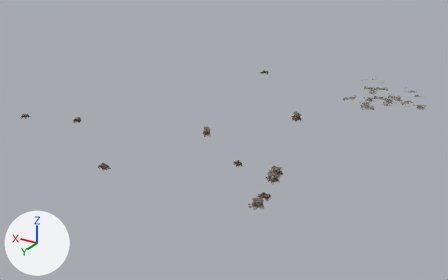
The FBX model zdsp/zdspclient/Assets/Scenes_Zdsp/common/handan_field/model/all_handan_field_o_w01.fbx: old version first, new version second.
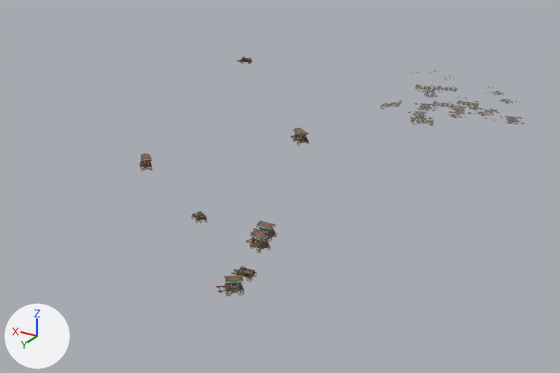
The first picture shows the older version from a 50 mm camera at (-283.4, 36.2, 95.0) aimed at (-171.3, -150.8, 1.6). The close-ups show both versions on the part from 27% to 100% of the width and 13% to 91% of the height of that picture; other places that the commit changed are outside them. Every picture has the same lights, and +X, +Y and +Z are marked at lower left. Where no turn or scale is listed for an object, it has been applied to the vertices. Vertices at the same position are counted once.

Names of what the first close-up shows: 'all_handan_field_o_w01'.
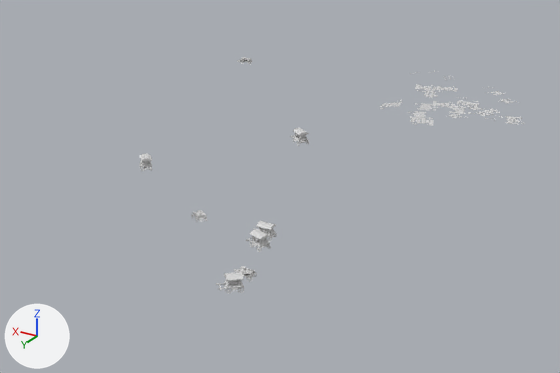
The edits, one by one:
Material 'Scene_Material1' (mat_scene_material1) is new.
Its base color is (0.7, 0.7, 0.7) (light grey #dadada).
Its roughness is 0.293.
me_mesh has 17183 vertices, 25470 faces and spans x -237.8..-100.4, y -213.4..-96.4, z 8.1..16.7.
me_mesh is used by ob_all_handan_field_o_w01; location (0.0, 0.0, 0.0).
me_mesh no longer uses material mat_phong1 (picture img_handan_field_o_w01_psd).
me_mesh part 1: the loose piece of 16 vertices spanning x -214.1..-212.2, y -100.3..-98.5, z 10.3..11.3 is moved by (0.0, 0.0, 0.5).
me_mesh part 2: 2976 of the vertices in x -214.9..-193.7, y -120.6..-97.0, z 9.1..12.6 are multiplied about their middle by the matrix ((1.0, 0.0, -0.003), (0.0, 1.0, -0.016), (0.003, 0.016, 1.0)), then moved by (0.0, 0.0, 0.4).
me_mesh now uses material mat_scene_material1 (light grey #dadada).

Pixel boxes [x1, y1, x2, y2] of what changed, in the close-ups (560 x 373 px; the box of a moved part takes in the faces that stretch with it):
'all_handan_field_o_w01', recoloured, reshaped
    before: [139, 57, 524, 296]
    after: [139, 57, 524, 294]
part 1 of me_mesh, moved or reshaped
    before: [230, 283, 239, 288]
    after: [230, 280, 239, 285]
part 2 of me_mesh, moved or reshaped
    before: [191, 211, 271, 295]
    after: [191, 210, 271, 292]
